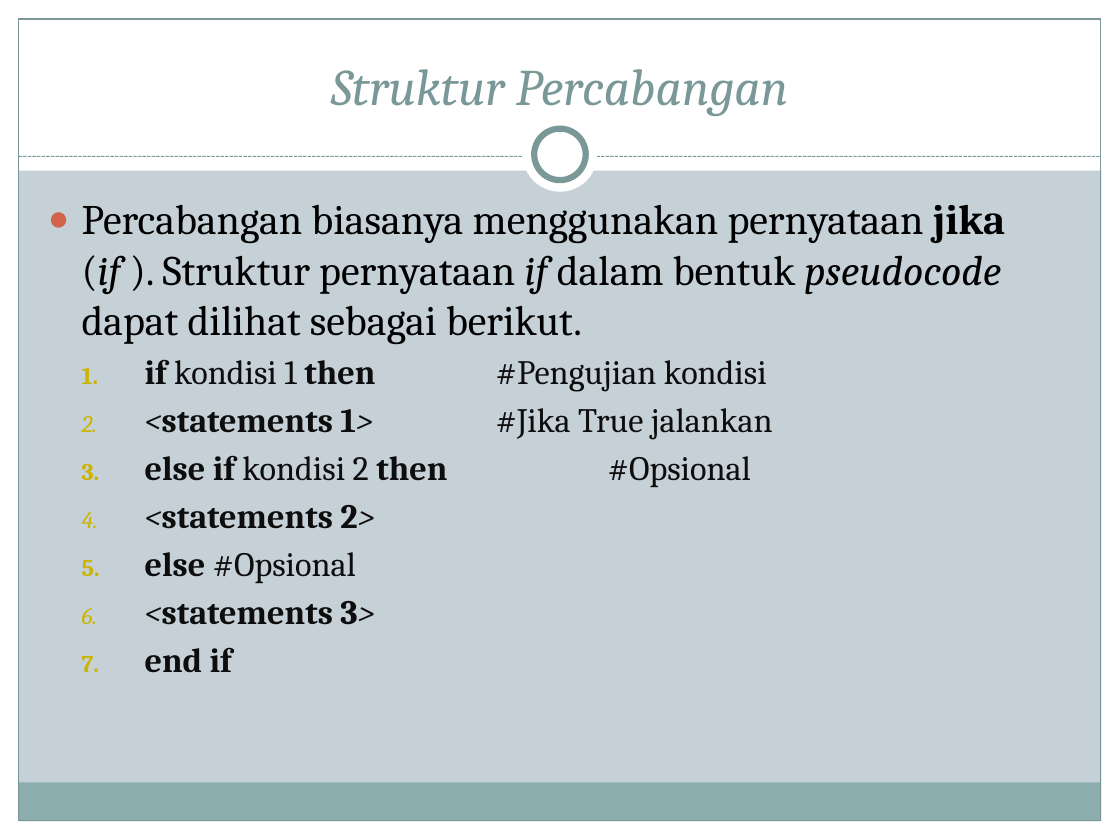
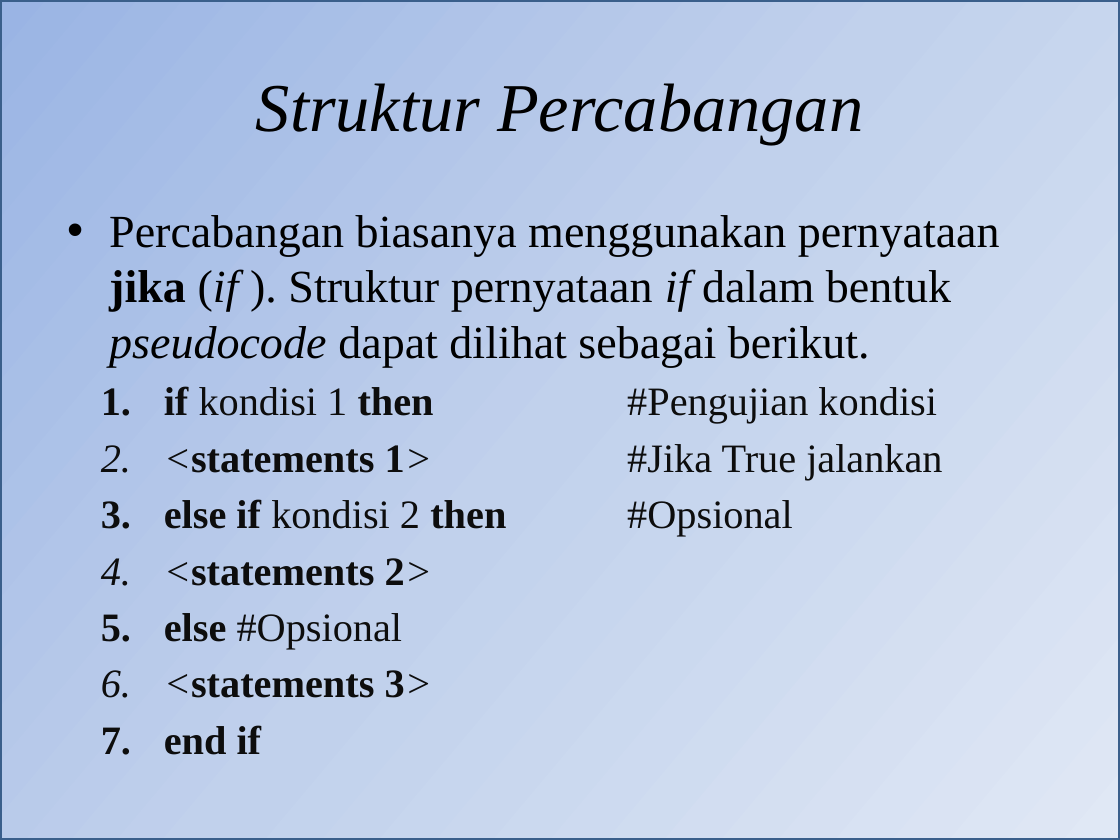
Before and after one commit to blodstone/Pengantar-Algoritma, a slide deck: slide 8 of Presentasi/Pertemuan 3 Percabangan.pptx (slide 6 before the commit). Drawn at 1120x840 pixels with LibreOffice and Linux fonts; fonts in the diff are those of the drawing. Boxes give left, top, right and bottom in pixels: in the first picture for what was removed or moved away, otherwise in the second. Text is boxed around its words. In the diff, an @@ line names an element or a change of style, - is before the commit and + after.

Commit message:
bab 3 : percabangan textbook + slide teori

```diff
--- a/Presentasi/Pertemuan 3 Percabangan.pptx
+++ b/Presentasi/Pertemuan 3 Percabangan.pptx
@@ background #C5D1D7 to #FFFFFF @@
@@ rectangle: place and size @@
-rectangle at (19,19,1101,821)
+rectangle at (0,0,1120,840)
@@ rectangle at (0,0,1120,840): fill none to gradient #9AB5E4 to #C2D1ED to #E1E8F5; outline #7C999A 0.75 pt to #3A5F8C 2 pt @@
@@ rectangle removed at (0,0,1120,170) @@
@@ rectangle removed at (0,0,19,840) @@
@@ rectangle removed at (1101,0,1120,840) @@
@@ title "Struktur Percabangan": place and size @@
-title "Struktur Percabangan" at (331,69,788,116)
+title "Struktur Percabangan" at (256,83,863,144)
@@ title "Struktur Percabangan" at (256,83,863,144): size 33 to 44 pt, font Cambria to Times New Roman, text colour #7C999A to #000000; vertical alignment bottom to middle @@
@@ ellipse removed at (523,118,598,193) @@
@@ ellipse removed at (534,129,586,180) @@
@@ line removed from (19, 157) to (1101, 157) @@
@@ text "Percabangan biasanya menggunakan pernyataan jika ...": place and size @@
-text "Percabangan biasanya menggunakan pernyataan jika ..." at (82,204,1005,673)
+text "Percabangan biasanya menggunakan pernyataan jika ..." at (109,215,1000,755)
@@ text "Percabangan biasanya menggunakan pernyataan jika ..." at (109,215,1000,755): size 27 to 29.6 pt in "Percabangan biasanya menggunakan pernyataan jika (if ). ..."; font Cambria to Times New Roman; size 22 to 25.9 pt in "if kondisi 1 then #Pengujian kondisi", "<statements 1> #Jika True jalankan", "else if kondisi 2 then #Opsional", "<statements 2>" and 3 more places; bullet ● to • @@
@@ rectangle removed at (18,783,1100,821) @@
@@ rectangle removed at (0,821,1120,840) @@
```
Also in this commit, not shown: 7 other slides changed, 6 slides added, 2 slides removed, 9 other files.
